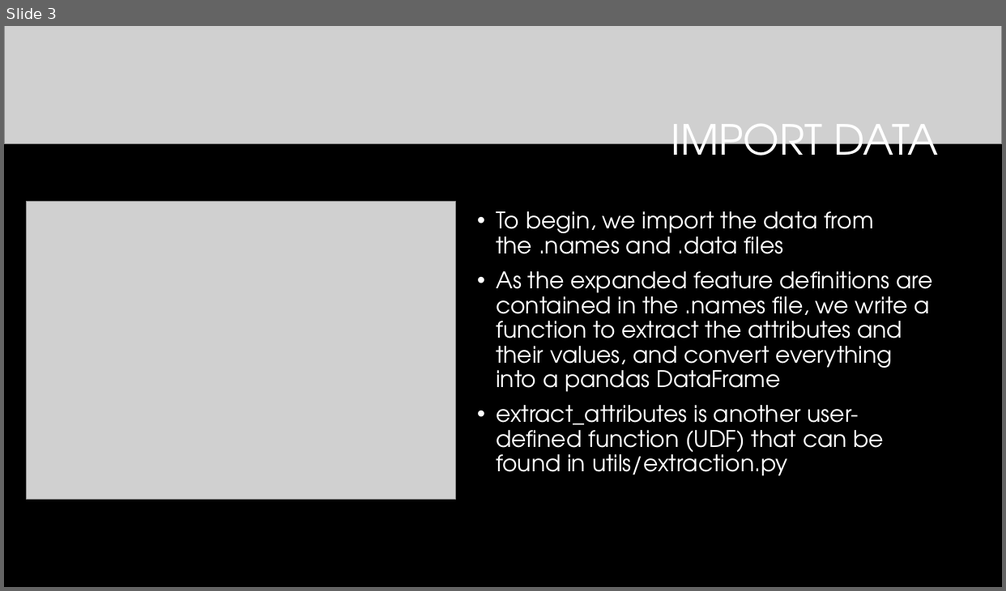
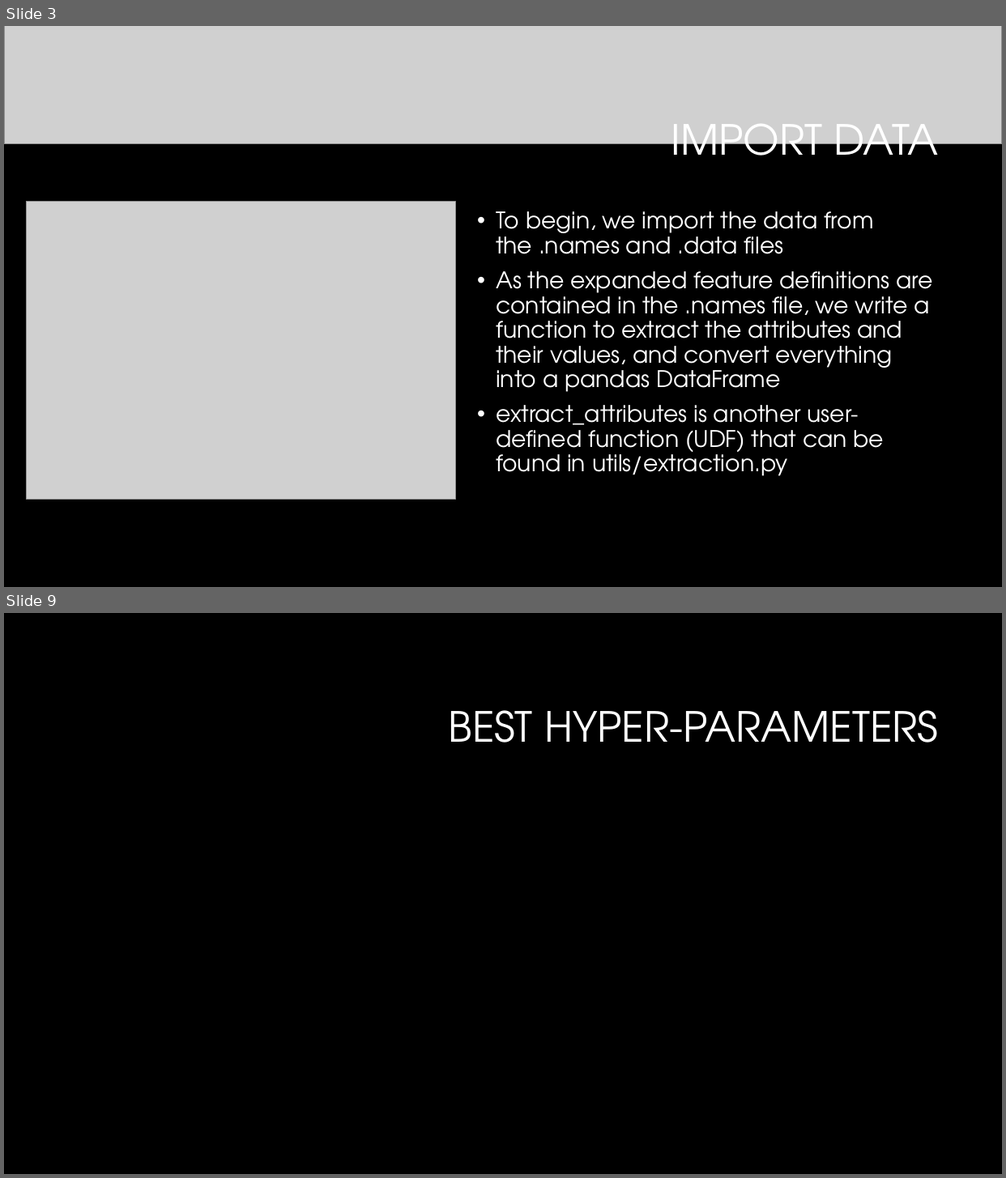
Before and after one commit to ethanolx/Mushrooms-Housing-py, a slide deck: doc/highlights.pptx. Shown one above the other, each under a label of ours: slide 3 before the commit, slides 3 and 9 after it; the slides between them are not shown. The pictures are 1006x591 and 1006x1178 pixels, drawn with LibreOffice and Linux fonts; fonts in the diff are those of the drawing; grey boxes stand for pictures; background and template pictures are left out. Boxes give left, top, right and bottom in pixels: in the first picture for what was removed or moved away, otherwise in the second. Text is boxed around its words. In the diff, an @@ line names an element or a change of style, - is before the commit and + after.

```diff
--- a/doc/highlights.pptx
+++ b/doc/highlights.pptx
@@ slide 9 added at (x1=4, y1=613, x2=1002, y2=1174), background #000000 @@
@@ title added at (x1=449, y1=710, x2=938, y2=743), 40 pt, text #FFFFFF @@
+BEST HYPER-PARAMETERS
```
Also in this commit, not shown: 1 slide changed, 6 other slides added, 2 other files.
